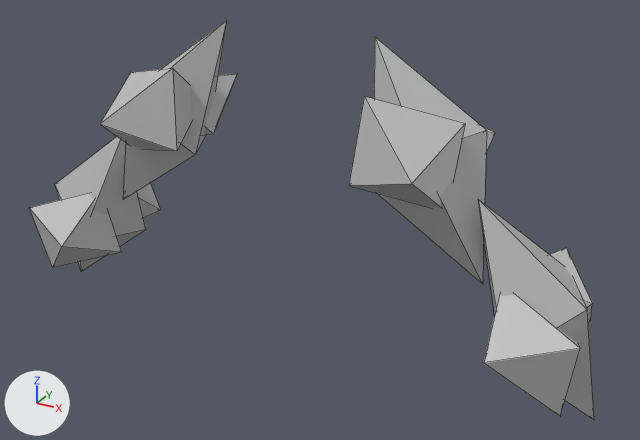
The FBX model Art/Export/SK/Customiser/Arms/SK_Crystals.fbx as it was, and as the next commit left it.
Both versions are drawn from a 50 mm camera at (0.905, -1.478, 1.866) aimed at (0.066, 0.049, 1.103). Every picture has the same lights, and +X, +Y and +Z are marked at lower left. Mesh edges are drawn as thin lines. Where no turn or scale is listed for an object, it has been applied to the vertices.

Names of what the first picture shows: 'SM_CrystalGrp7'.
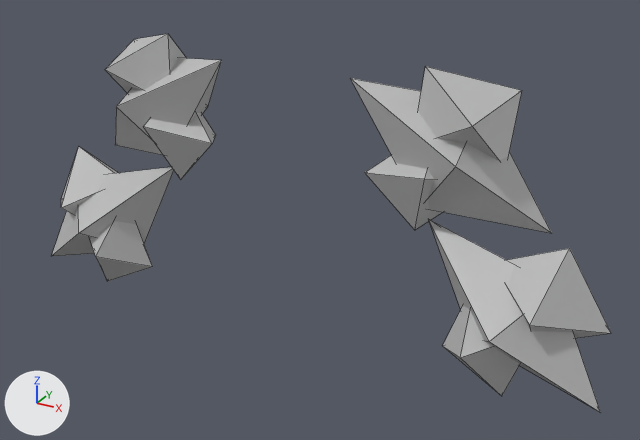
The edits, one by one:
me_mesh has 72 vertices, 96 faces and spans x -0.678..0.678, y -0.176..0.176, z -0.359..0.359.
me_mesh is used by ob_sm_crystalgrp7; location (0.0, 0.032, 1.143).
me_mesh part 1: the loose piece of 6 vertices spanning x -0.645..-0.458, y -0.013..0.176, z -0.207..-0.059 is multiplied about its middle by the matrix ((0.294, 0.474, 0.759), (-0.748, -0.309, 0.482), (0.491, -0.753, 0.28)), then moved by (0.08, -0.115, -0.064).
me_mesh part 2: the loose piece of 6 vertices spanning x -0.661..-0.467, y -0.176..0.036, z -0.278..-0.056 is multiplied about its middle by the matrix ((0.294, 0.474, 0.759), (-0.748, -0.309, 0.482), (0.491, -0.753, 0.28)), then moved by (-0.009, 0.076, 0.068).
me_mesh part 3: the loose piece of 6 vertices spanning x -0.678..-0.425, y -0.102..0.121, z -0.359..0.093 is multiplied about its middle by the matrix ((0.294, 0.474, 0.759), (-0.748, -0.309, 0.482), (0.491, -0.753, 0.28)), then moved by (0.046, -0.021, -0.01).
me_mesh part 4: the loose piece of 6 vertices spanning x -0.401..-0.218, y -0.013..0.176, z 0.066..0.211 is multiplied about its middle by the matrix ((0.245, 0.631, 0.656), (-0.876, -0.02, 0.346), (0.245, -0.699, 0.581)), then moved by (0.008, -0.054, -0.049).
me_mesh part 5: the loose piece of 6 vertices spanning x -0.389..-0.201, y -0.176..0.036, z 0.065..0.28 is multiplied about its middle by the matrix ((0.245, 0.631, 0.656), (-0.876, -0.02, 0.346), (0.245, -0.699, 0.581)), then moved by (-0.076, 0.099, 0.046).
me_mesh part 6: the loose piece of 6 vertices spanning x -0.446..-0.172, y -0.102..0.121, z -0.08..0.359 is multiplied about its middle by the matrix ((0.245, 0.631, 0.656), (-0.876, -0.02, 0.346), (0.245, -0.699, 0.581)), then moved by (-0.038, 0.019, 0.002).
me_mesh part 7: the loose piece of 6 vertices spanning x 0.458..0.645, y -0.013..0.176, z -0.207..-0.059 is multiplied about its middle by the matrix ((0.294, -0.474, -0.759), (0.748, -0.309, 0.482), (-0.491, -0.753, 0.28)), then moved by (-0.08, -0.115, -0.064).
me_mesh part 8: the loose piece of 6 vertices spanning x 0.467..0.661, y -0.176..0.036, z -0.278..-0.056 is multiplied about its middle by the matrix ((0.294, -0.474, -0.759), (0.748, -0.309, 0.482), (-0.491, -0.753, 0.28)), then moved by (0.009, 0.076, 0.068).
me_mesh part 9: the loose piece of 6 vertices spanning x 0.425..0.678, y -0.102..0.121, z -0.359..0.093 is multiplied about its middle by the matrix ((0.294, -0.474, -0.759), (0.748, -0.309, 0.482), (-0.491, -0.753, 0.28)), then moved by (-0.046, -0.021, -0.01).
me_mesh part 10: the loose piece of 6 vertices spanning x 0.218..0.401, y -0.013..0.176, z 0.066..0.211 is multiplied about its middle by the matrix ((0.245, -0.631, -0.656), (0.876, -0.02, 0.346), (-0.245, -0.699, 0.581)), then moved by (-0.008, -0.054, -0.049).
me_mesh part 11: the loose piece of 6 vertices spanning x 0.201..0.389, y -0.176..0.036, z 0.065..0.28 is multiplied about its middle by the matrix ((0.245, -0.631, -0.656), (0.876, -0.02, 0.346), (-0.245, -0.699, 0.581)), then moved by (0.076, 0.099, 0.046).
me_mesh part 12: the loose piece of 6 vertices spanning x 0.172..0.446, y -0.102..0.121, z -0.08..0.359 is multiplied about its middle by the matrix ((0.245, -0.631, -0.656), (0.876, -0.02, 0.346), (-0.245, -0.699, 0.581)), then moved by (0.038, 0.019, 0.002).
Object 'SM_CrystalGrp7' (ob_sm_crystalgrp7) moves from (0.0, 0.032, 1.143) to (0.0, 0.034, 1.151).

Location of each change, [x1, y1, x2, y2] in pixels of the pictures (640 x 440 px; the box of a moved part takes in the faces that stretch with it):
'SM_CrystalGrp7', reshaped, moved
    before: [30, 20, 594, 420]
    after: [52, 34, 611, 413]
part 1 of me_mesh, moved or reshaped
    before: [137, 183, 161, 218]
    after: [90, 221, 152, 281]
part 2 of me_mesh, moved or reshaped
    before: [30, 194, 122, 268]
    after: [61, 147, 119, 215]
part 3 of me_mesh, moved or reshaped
    before: [55, 137, 146, 272]
    after: [52, 167, 174, 256]
part 4 of me_mesh, moved or reshaped
    before: [204, 74, 237, 135]
    after: [143, 113, 216, 179]
part 5 of me_mesh, moved or reshaped
    before: [100, 68, 193, 151]
    after: [105, 34, 186, 93]
part 6 of me_mesh, moved or reshaped
    before: [123, 20, 227, 199]
    after: [115, 58, 222, 156]
part 7 of me_mesh, moved or reshaped
    before: [550, 248, 592, 322]
    after: [443, 306, 520, 396]
part 8 of me_mesh, moved or reshaped
    before: [484, 295, 580, 416]
    after: [507, 248, 611, 338]
part 9 of me_mesh, moved or reshaped
    before: [478, 199, 594, 420]
    after: [429, 220, 601, 413]
part 10 of me_mesh, moved or reshaped
    before: [483, 127, 495, 152]
    after: [365, 155, 442, 230]
part 11 of me_mesh, moved or reshaped
    before: [349, 96, 465, 208]
    after: [418, 66, 522, 161]
part 12 of me_mesh, moved or reshaped
    before: [374, 37, 487, 284]
    after: [351, 78, 552, 233]
